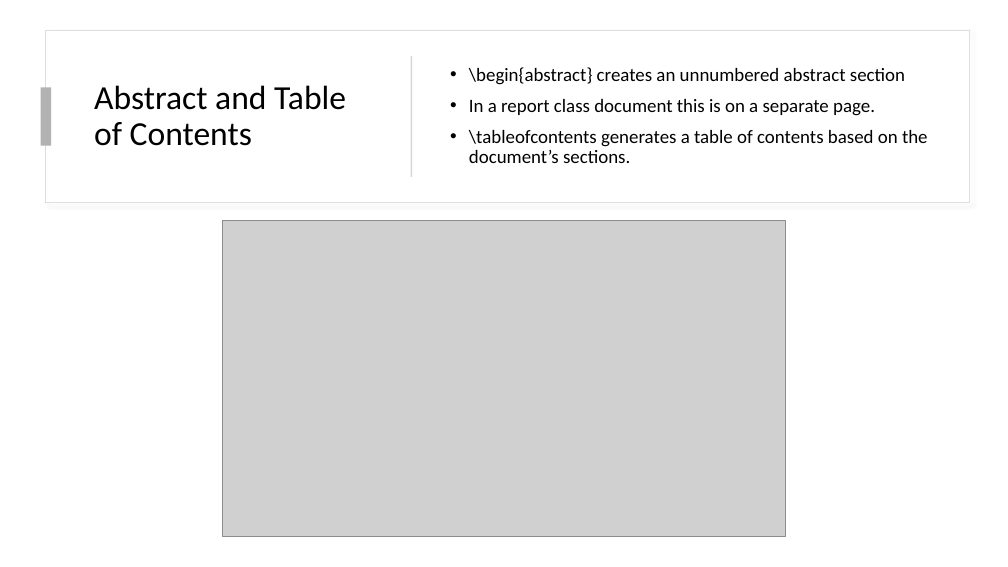
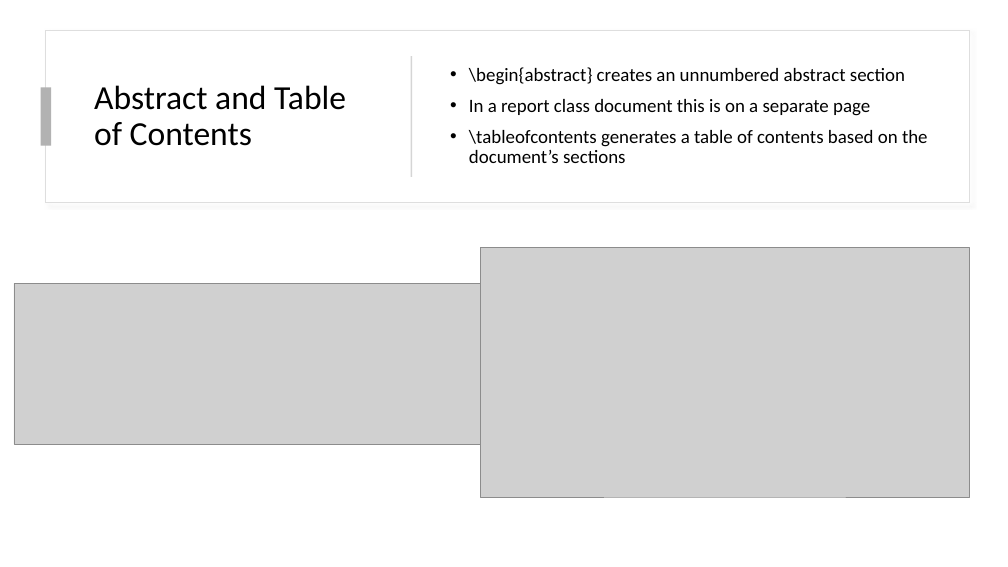
Before and after one commit to ocunningham08/LaTeX-Workshop, a slide deck: slide 9 of Workshop.pptx (slide 15 before the commit). Drawn at 1008x567 pixels with LibreOffice and Linux fonts; fonts in the diff are those of the drawing; grey boxes stand for pictures. Boxes give left, top, right and bottom in pixels: in the first picture for what was removed or moved away, otherwise in the second. Text is boxed around its words. In the diff, an @@ line names an element or a change of style, - is before the commit and + after.

Commit message:
Add files via upload
Updated Powerpoint and Template Document

```diff
--- a/Workshop.pptx
+++ b/Workshop.pptx
@@ text at (x1=469, y1=99, x2=928, y2=163): text changed @@
-• In a report class document this is on a separate page.
-• \tableofcontents generates a table of contents based on the document’s sections.
+• In a report class document this is on a separate page
+• \tableofcontents generates a table of contents based on the document’s sections
@@ picture removed at (x1=223, y1=221, x2=786, y2=537) @@
@@ picture added at (x1=481, y1=248, x2=969, y2=498) @@
@@ picture added at (x1=14, y1=284, x2=488, y2=445) @@
```
Also in this commit, not shown: 21 other slides changed, 6 slides removed, 1 other file.
